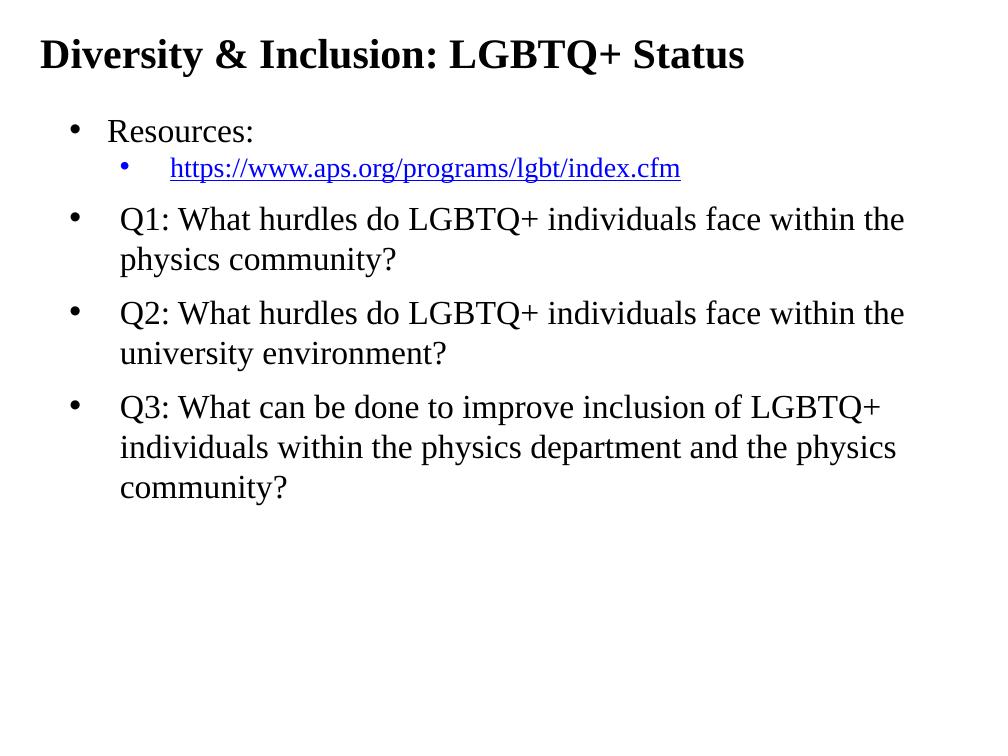
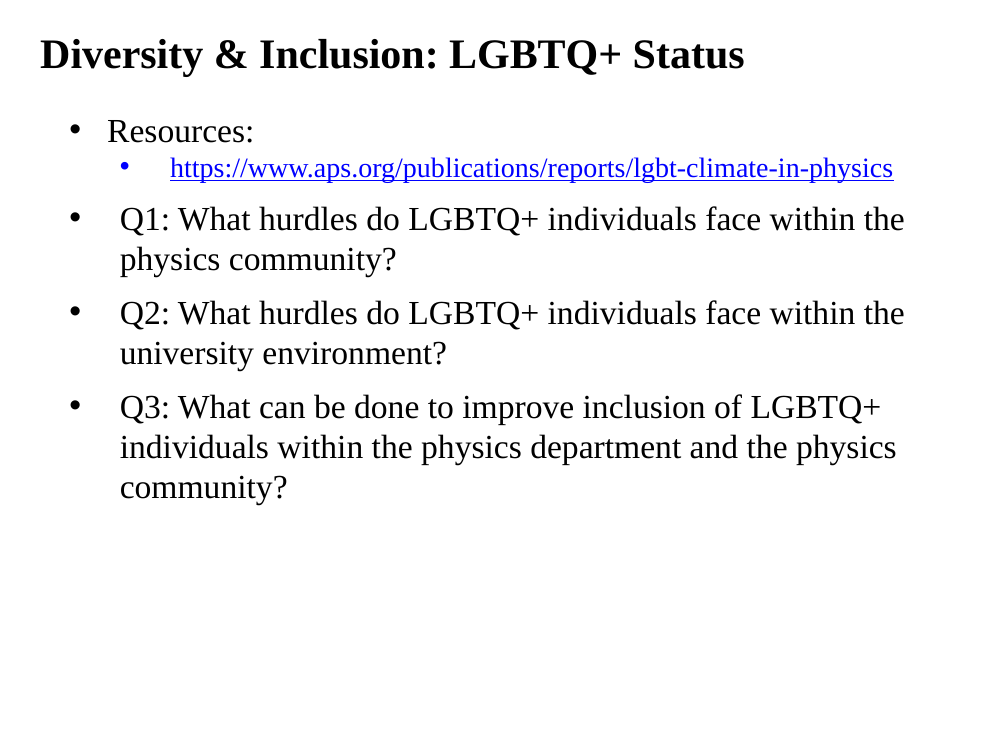
Before and after one commit to ajvanderhorst/PhysicsCapstoneGW, a slide deck: slide 22 of Topics/Slides/ClassCommunity2DiversityInclusion.pptx (slide 18 before the commit). Drawn at 1008x756 pixels with LibreOffice and Linux fonts; fonts in the diff are those of the drawing. Boxes give left, top, right and bottom in pixels: in the first picture for what was removed or moved away, otherwise in the second. Text is boxed around its words. In the diff, an @@ line names an element or a change of style, - is before the commit and + after.

```diff
--- a/Topics/Slides/ClassCommunity2DiversityInclusion.pptx
+++ b/Topics/Slides/ClassCommunity2DiversityInclusion.pptx
@@ text at bbox=[170, 157, 893, 183]: text changed @@
-  • https://www.aps.org/programs/lgbt/index.cfm
+  • https://www.aps.org/publications/reports/lgbt-climate-in-physics
```
Also in this commit, not shown: 10 other slides changed, 4 slides added, 1 slide removed, 2 other files.
